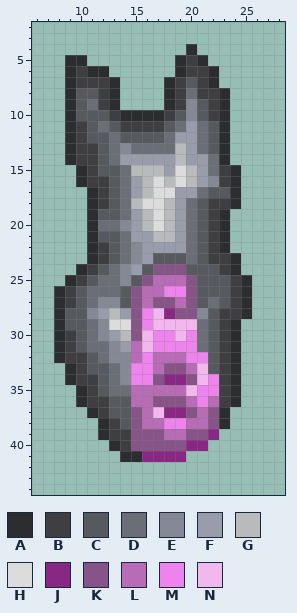
Pixel-art sprite, stored at sprites-override/units/weapons/large-purple-mount-outline.png. The picture above is the old version.
The file is 70x98 pixels, drawn in blocks of 2x2; one block is one cell here. Colours within 5 levels of each other are drawn and written as one. Shown: x 6..28, y 2..44.
Palette (. is transparent): A #2c2d2f  B #3f3f42  C #56595d  D #6b6e77  E #858995  F #999dab  G #b8babb  H #dcdcdc  J #892785  K #865486  L #b76cb5  M #ef83ed  N #f2b8ed
Pixels before, first column x 8:
 4 ............A.....
 5 .AA........ABA....
 6 .ABAA......ABBA...
 7 .ABBBA....ABCBA...
 8 .ACCBA....ABDBBA..
 9 .ACDBA....ABECBA..
10 .ACCCBAAAABCECBA..
11 .ABCDCBBBBCDFDCA..
12 .ABCCDCCCCDFFDCA..
13 .ABBCDEDDDDGFDCA..
14 .ABBCDFFFFFGFFDA..
15 ..ABCCDGGGFHGFDBA.
16 ..ABBCDFGHGHGFEBA.
17 ...ABCDFGHHFFDCCA.
18 ...ABCDGHHGFDCBBA.
19 ...ACCDFGHGFDCBA..
20 ...ADDEFGHGFDCBA..
21 ...ACCDFFGGFDCBA..
22 ...ABCDEFFFFDCBA..
23 ...ABCDEFCCCDCBBA.
24 ..ABCDEFCKKKCCCBA.
25 .ABCDDECKLLLKCCCBA
26 ABCDDDCKLLMMKCCCBA
27 ABCDEECKLKKLKCDCBA
28 ACCEFGFKMNJKKECBBA
29 ACCDEHHKMNNNNDCBA.
30 ABCDEFGKNMMNMDCBA.
31 ABCDDEFLNMMMMDCBA.
32 ABBCDEELMLLLMMCBA.
33 .ABCCDEMMLKKLNCBA.
34 .ABBCDEMMKJJKNMBA.
35 ..ABCDDLLLLLNMMBA.
36 ..ABBCCLLKKKLMLBA.
37 ...ABCCKLNJJKLKA..
38 ....ABCKLLMMLLKA..
39 ....ABBKKKLLKKJ...
40 .....ABKKKKKJJ....
41 ......AAJJJJ......
After the commit:
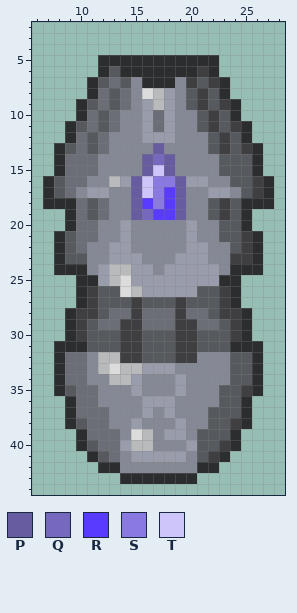
Colours new in this view: P #665c9f  Q #7669bd  R #583bff  S #8979e0  T #cec6fb
Edits made:
Changed rows in their new state; - is an unchanged pixel.
first column x 7:
 4 -------------.-------
 5 --..-AAAAAAA-A-A-----
 6 --...-CAAAAA-A-------
 7 --..ACDCEAA-EBCBA----
 8 --..ADCDEHGFEC-C-----
 9 --.ACDCDEFGFECBCBA---
10 --.AD-DEEFDFE---CA---
11 ---CDCDEEFDFEECBCBA--
12 ---D-DEEEFFFEEE-BCA--
13 -ACDCDE-EEPEEEE-BCBA-
14 -ADDDEEEEPQPEEEECCCA-
15 -ADDDEEEEPTPEEEECCCA-
16 ACDDEEGFPTSSPF--ECCBA
17 ACDEFFEEPTSRPEEFFECBA
18 AAADCDEEPRSRPEEC-CAAA
19 --ADCDEEPQRRPEECBCA--
20 --ADDEEFEEEEEFEECCA--
21 -ACDDEEFEEEEEFEECCBA-
22 -ACDEEFF-EEEEFFEECBA-
23 -ACCEEFFFEEEFFFEEBBA-
24 -AA-EFGG-FEFFFFFE-AA-
25 --.AAFGHFFFFFFFFAA.--
26 -..ABCCHGFFFFF--BA.--
27 -..ABCC-BCCCBC-CBA.--
28 -.ABBCDDBDDDBDD------
29 -.ABCDDBBDDDBB-DCBA--
30 -.ABCCCBBCCCBBC-CBA--
31 --AACCCBBCCCBBC-C-AA-
32 --DDEGGBBCCCBBEEECCA-
33 -ADDEGHGGFFFEEEEECCA-
34 -ADDEEGGFEEEFEEEECCA-
35 -ACDDEEEFEEEFEEECCBA-
36 --ADDEEEEFFFEEEECCA--
37 --ADDDEEEFEFEEECCCA--
38 --ACDDEEFEEEFEECCBA--
39 ---ADDDEHGEFFECCCA---
40 ---ACDDFGGEEEFCCBA---
41 ----ACDEFFFFFECBA----
42 -----AAEEEEEEEAA-----
43 -------AAAAAAA-------
Changed places in both pictures, as pixel boxes (x1, y1, x2, y2):
changed: (43, 44, 274, 484)
